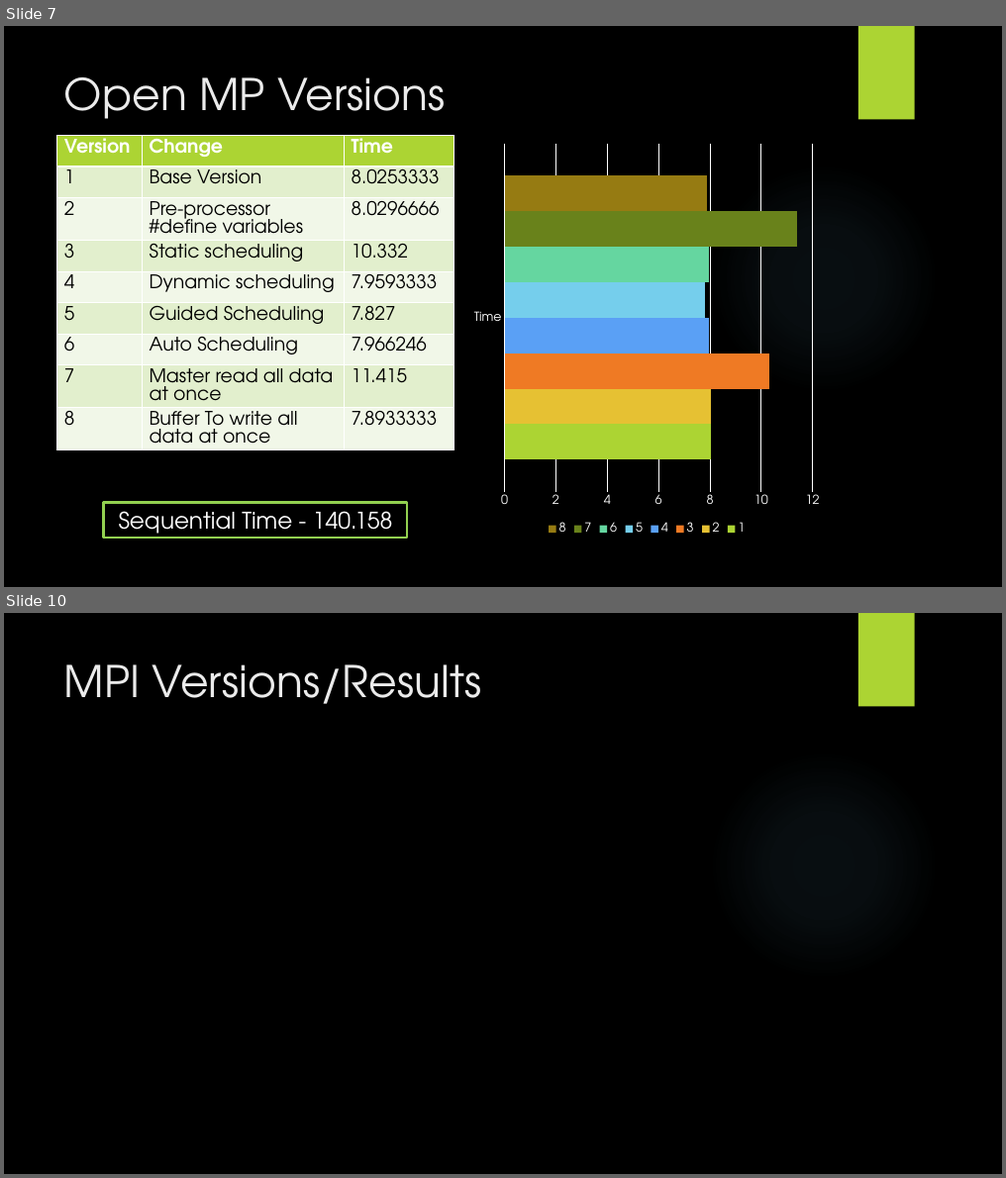
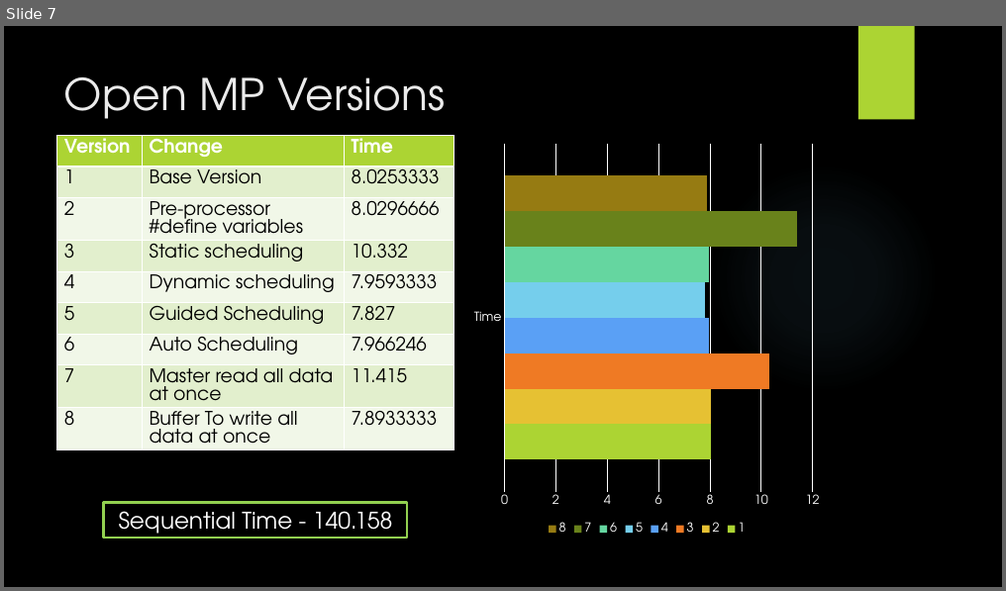
Before and after one commit to jordantoaster/Jordans-Repo, a slide deck: BestHPC/presentation.pptx. Shown one above the other, each under a label of ours: slides 7 and 10 before the commit, slide 7 after it; the slides between them are not shown. The pictures are 1006x1178 and 1006x591 pixels, drawn with LibreOffice and Linux fonts; fonts in the diff are those of the drawing; background and template pictures are left out. Boxes give left, top, right and bottom in pixels: in the first picture for what was removed or moved away, otherwise in the second. Text is boxed around its words. In the diff, an @@ line names an element or a change of style, - is before the commit and + after.

```diff
--- a/BestHPC/presentation.pptx
+++ b/BestHPC/presentation.pptx
@@ slide 10 removed at <box>4,613,1002,1174</box>, background picture (left out); not listed: 2 template elements that a slide beside it also shows @@
@@ title removed at <box>64,664,481,704</box> @@
-MPI Versions/Results
```
Also in this commit, not shown: 2 slides changed, 9 slides added, 2 other slides removed, 2 other files.
